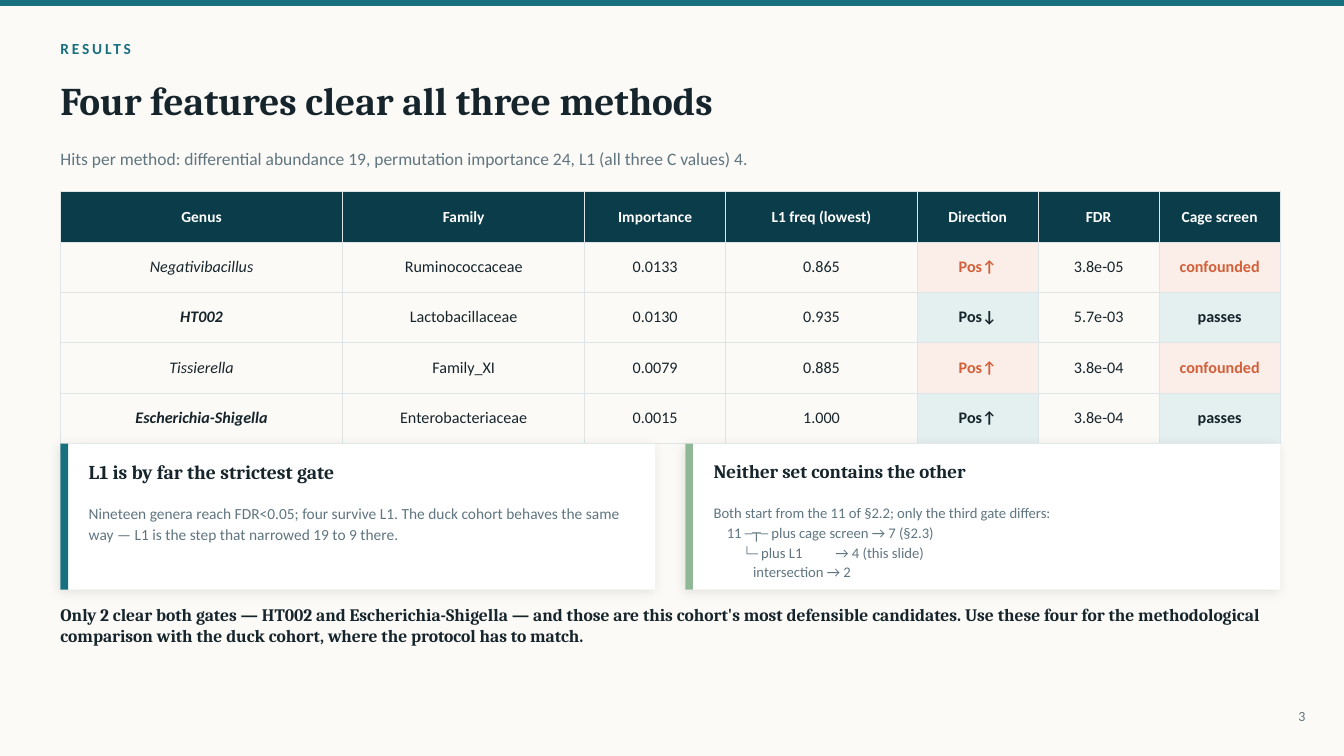
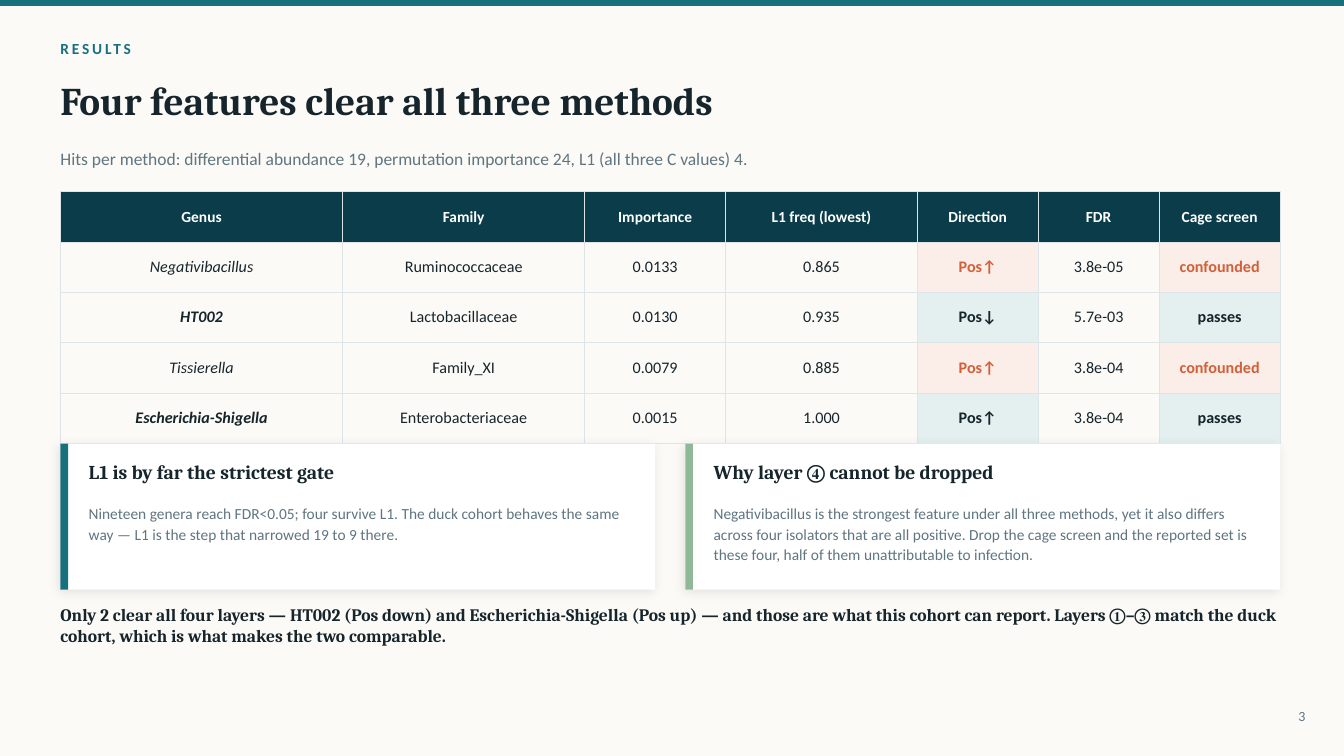
Before and after one commit to pengsihua2023/Christina-machine-learning-project, a slide deck: slide 3 of slides/Turkey_Biomarkers_EN.pptx. Drawn at 1344x756 pixels with LibreOffice and Linux fonts; fonts in the diff are those of the drawing. Boxes give left, top, right and bottom in pixels: in the first picture for what was removed or moved away, otherwise in the second. Text is boxed around its words. In the diff, an @@ line names an element or a change of style, - is before the commit and + after.

```diff
--- a/slides/Turkey_Biomarkers_EN.pptx
+++ b/slides/Turkey_Biomarkers_EN.pptx
@@ text at [714,465,994,484]: text changed; size 13.5 to 14 pt @@
-Neither set contains the other
+Why layer ④ cannot be dropped
@@ text at [714,508,1247,562]: text changed; size 10.5 to 11 pt @@
-Both start from the 11 of §2.2; only the third gate differs:
-11 ─┬─ plus cage screen → 7 (§2.3)
-└─ plus L1 → 4 (this slide)
-intersection → 2
+Negativibacillus is the strongest feature under all three methods, yet it also differs across four isolators that are all positive. Drop the cage screen and the reported set is these four, half of them unattributable to infection.
@@ text at [60,608,1276,646]: text changed @@
-Only 2 clear both gates — HT002 and Escherichia-Shigella — and those are this cohort's most defensible candidates. Use these four for the methodological comparison with the duck cohort, where the protocol has to match.
+Only 2 clear all four layers — HT002 (Pos down) and Escherichia-Shigella (Pos up) — and those are what this cohort can report. Layers ①–③ match the duck cohort, which is what makes the two comparable.
```
Also in this commit, not shown: 1 other slide changed, 6 other files.
